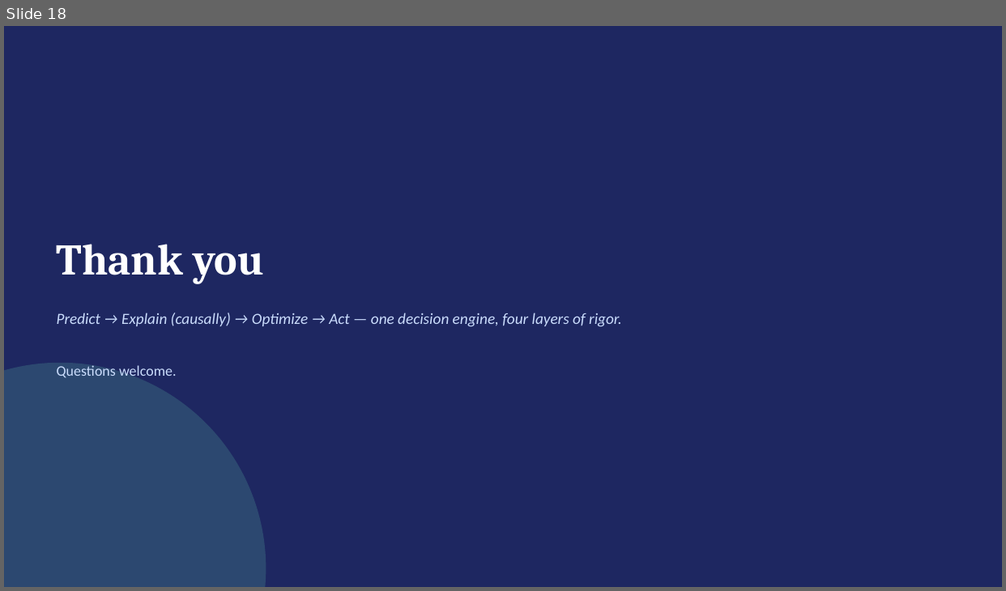
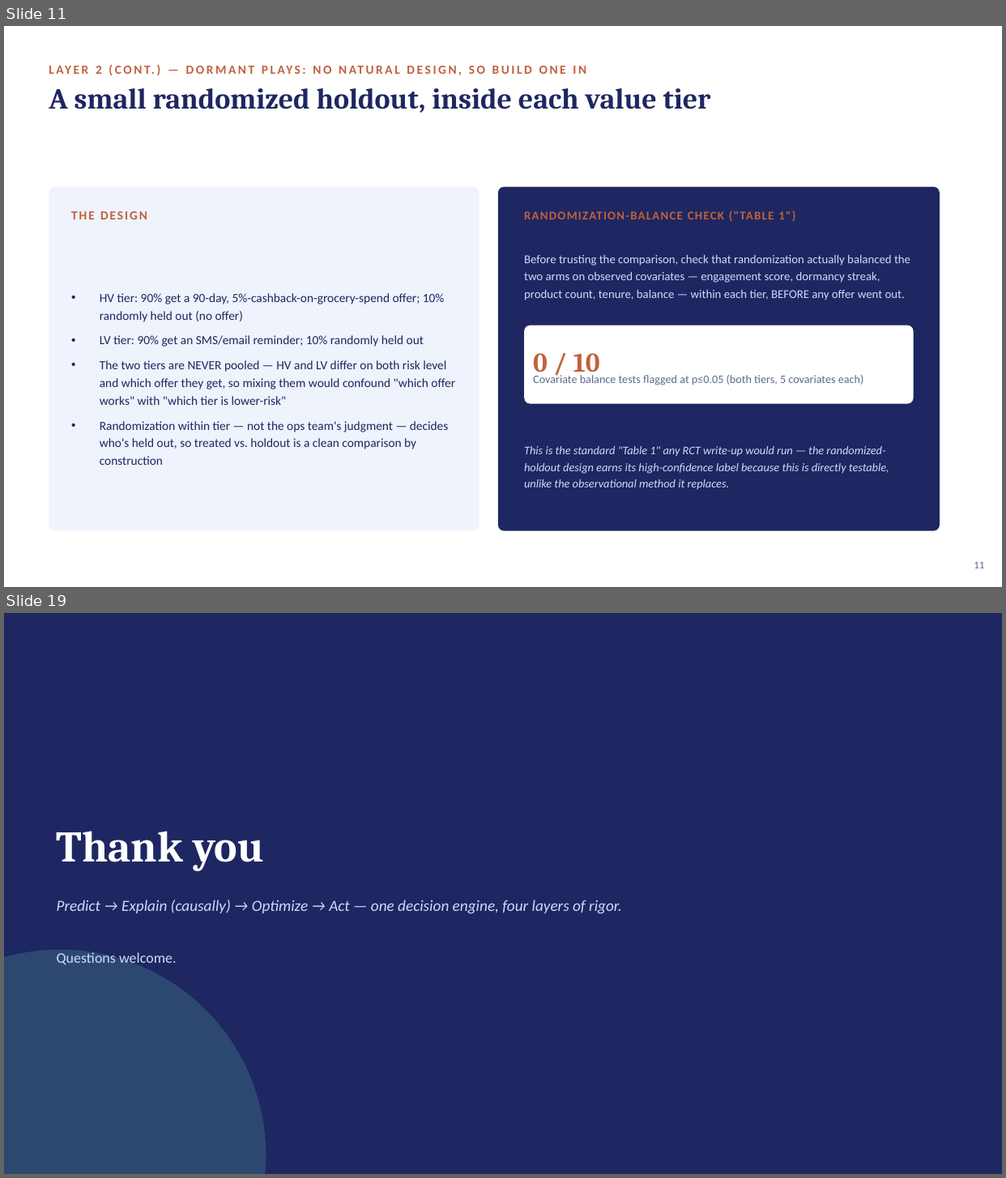
Before and after one commit to crystal1361/DDA-Retention, a slide deck: deck/vanguard_dda_deck.pptx. Shown one above the other, each under a label of ours: slide 18 before the commit, slides 11 and 19 after it; the slides between them are not shown. The pictures are 1006x591 and 1006x1178 pixels, drawn with LibreOffice and Linux fonts; fonts in the diff are those of the drawing. Boxes give left, top, right and bottom in pixels: in the first picture for what was removed or moved away, otherwise in the second. Text is boxed around its words. In the diff, an @@ line names an element or a change of style, - is before the commit and + after.

```diff
--- a/deck/vanguard_dda_deck.pptx
+++ b/deck/vanguard_dda_deck.pptx
@@ slide 11 added at <box>4,26,1002,587</box>, background #FFFFFF @@
@@ text added at <box>96,66,594,474</box>, 12 pt, text #C1613C, bold @@
+LAYER 2 (CONT.) — DORMANT PLAYS: NO NATURAL DESIGN, SO BUILD ONE IN
@@ text added at <box>49,88,711,113</box>, 28 pt, text #1E2761, bold @@
+A small randomized holdout, inside each value tier
@@ rounded rectangle added at <box>49,187,479,531</box>, fill #EEF3FC @@
@@ rounded rectangle added at <box>498,187,940,531</box>, fill #1E2761 @@
@@ text added at <box>71,211,147,220</box>, 12 pt, text #C1613C, bold @@
+THE DESIGN
@@ text added at <box>524,211,795,221</box>, 11.5 pt, text #C1613C, bold @@
+RANDOMIZATION-BALANCE CHECK ("TABLE 1")
@@ text added at <box>524,254,910,301</box>, 11.5 pt, text #CADCFC @@
+Before trusting the comparison, check that randomization actually balanced the two arms on observed covariates — engagement score, dormancy streak, product count, tenure, balance — within each tier, BEFORE any offer went out.
@@ text added at <box>100,293,455,465</box>, 12 pt, text #1E2761 @@
+• HV tier: 90% get a 90-day, 5%-cashback-on-grocery-spend offer; 10% randomly held out (no offer)
+• LV tier: 90% get an SMS/email reminder; 10% randomly held out
+• The two tiers are NEVER pooled — HV and LV differ on both risk level and which offer they get, so mixing them would confound "which offer works" with "which tier is lower-risk"
+• Randomization within tier — not the ops team's judgment — decides who's held out, so treated vs. holdout is a clean comparison by construction
@@ rounded rectangle added at <box>524,326,914,404</box>, fill #FFFFFF @@
@@ text added at <box>533,353,600,378</box>, 26 pt, text #C1613C, bold @@
+0 / 10
@@ text added at <box>533,373,864,386</box>, 11 pt, text #5B6B8C @@
+Covariate balance tests flagged at p≤0.05 (both tiers, 5 covariates each)
@@ text added at <box>524,446,889,489</box>, 11.2 pt, text #CADCFC, italic @@
+This is the standard "Table 1" any RCT write-up would run — the randomized-holdout design earns its high-confidence label because this is directly testable, unlike the observational method it replaces.
@@ text added at <box>974,562,984,569</box>, 10 pt, text #5B6B8C @@
+11
@@ what was slide 18 is now slide 19 @@
```
Also in this commit, not shown: 11 slides changed, 7 other slides added, 6 slides removed, 4 other files.
